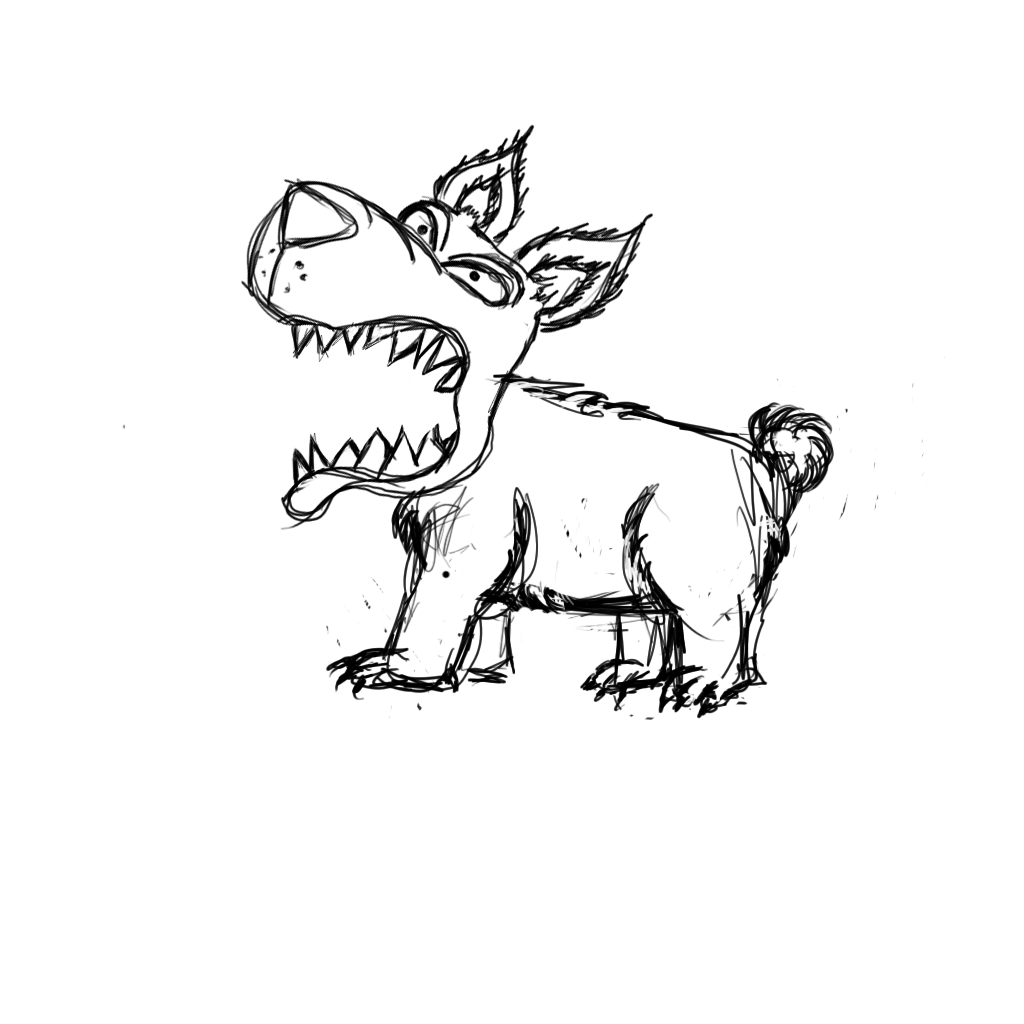
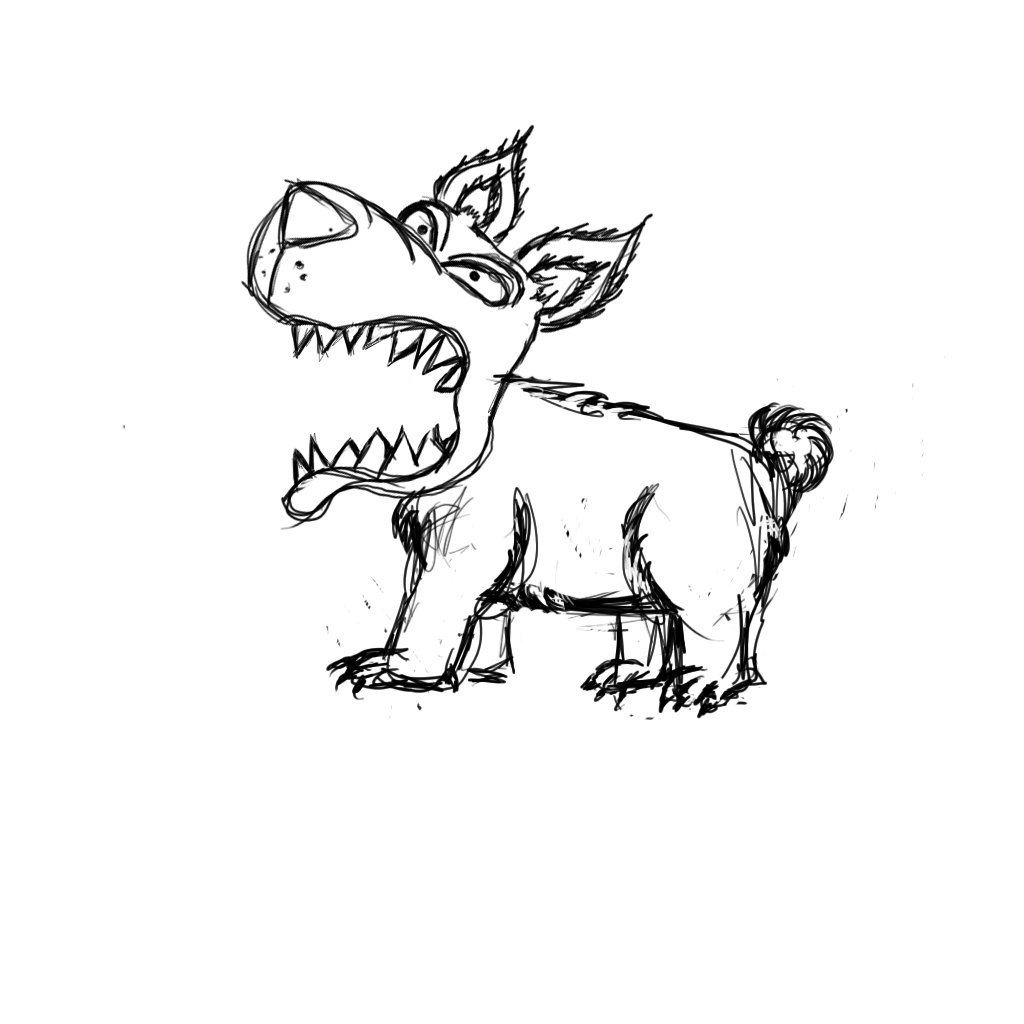
Revision of a layered 1024x1024 image; what changed, layer by layer:
painted on "bovenkaak" over [328, 227, 334, 233]
hid "Background" over [328, 227, 451, 579]
